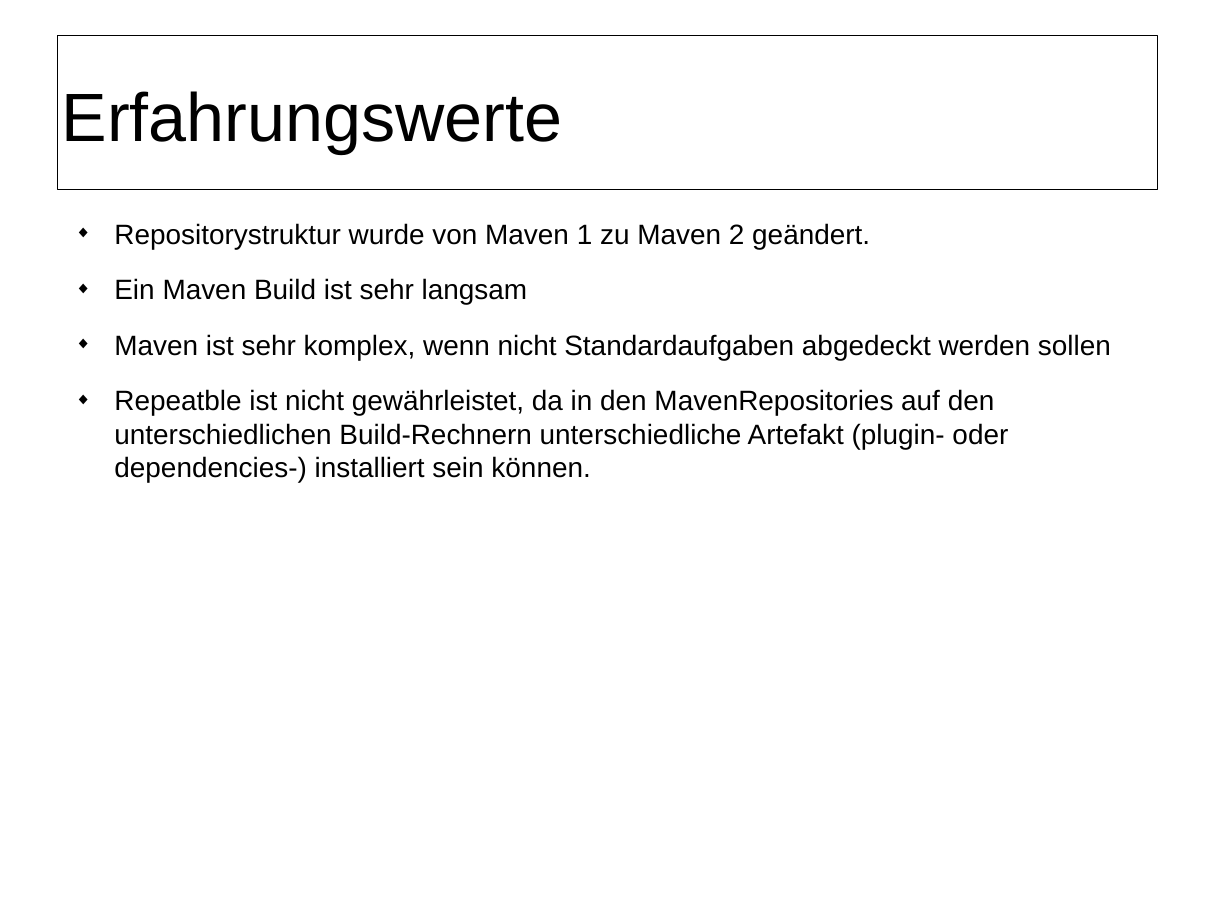
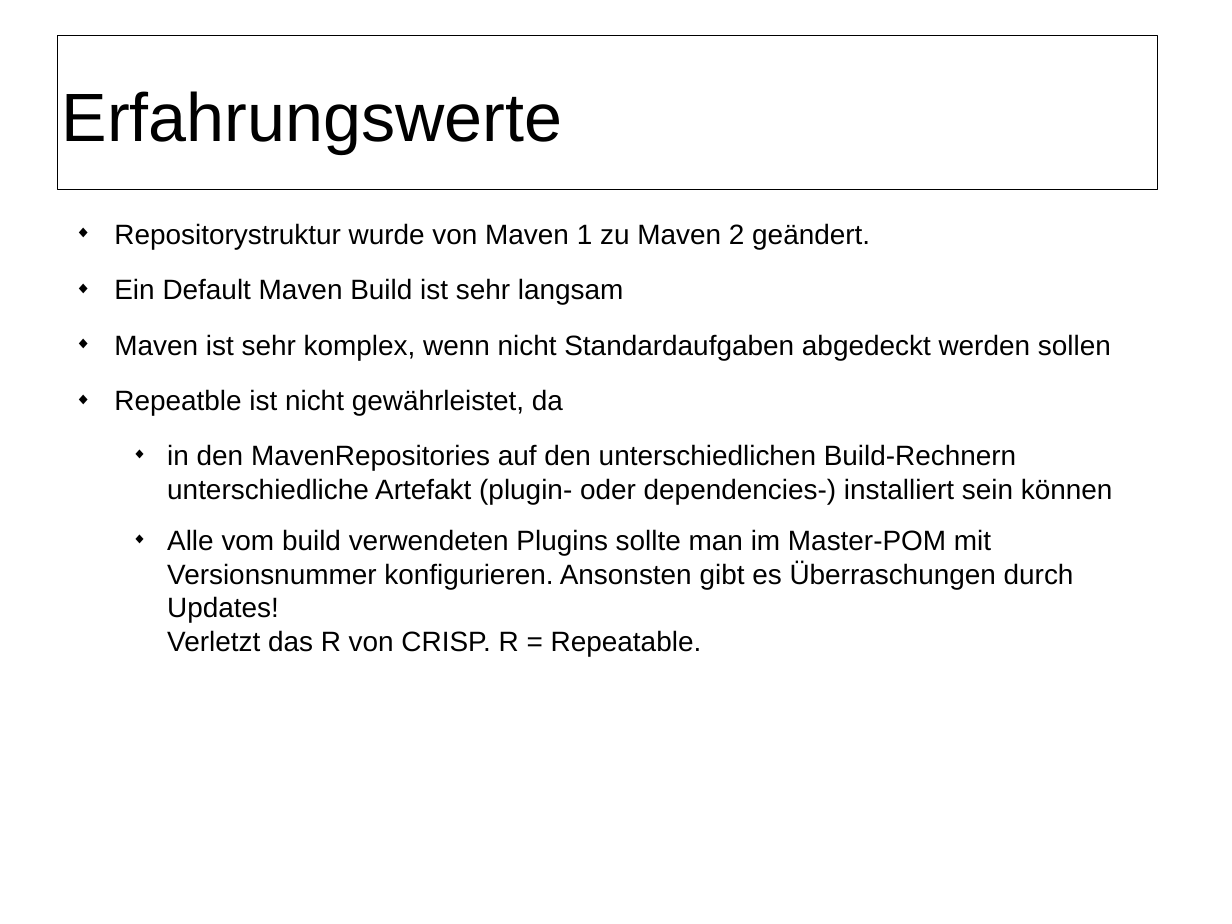
Before and after one commit to herrwieger/experttrainingbuildsystems, a slide deck: slide 22 of praesentationen/maven2.odp. Drawn at 1232x924 pixels with LibreOffice and Linux fonts; fonts in the diff are those of the drawing; background and template pictures are left out. Boxes give left, top, right and bottom in pixels: in the first picture for what was removed or moved away, otherwise in the second. Text is boxed around its words. In the diff, an @@ line names an element or a change of style, - is before the commit and + after.

```diff
--- a/praesentationen/maven2.odp
+++ b/praesentationen/maven2.odp
@@ text at [114,278,624,304]: text changed @@
-◆ Ein Maven Build ist sehr langsam
+◆ Ein Default Maven Build ist sehr langsam
@@ text at [114,389,1113,656]: text changed @@
-◆ Repeatble ist nicht gewährleistet, da in den MavenRepositories auf den unterschiedlichen Build-Rechnern unterschiedliche Artefakt (plugin- oder dependencies-) installiert sein können.
+◆ Repeatble ist nicht gewährleistet, da
+  ◆ in den MavenRepositories auf den unterschiedlichen Build-Rechnern unterschiedliche Artefakt (plugin- oder dependencies-) installiert sein können
+  ◆ Alle vom build verwendeten Plugins sollte man im Master-POM mit Versionsnummer konfigurieren. Ansonsten gibt es Überraschungen durch Updates!
+    Verletzt das R von CRISP. R = Repeatable.
```
Also in this commit, not shown: 10 other slides changed, 1 slide added, 1 slide removed.
